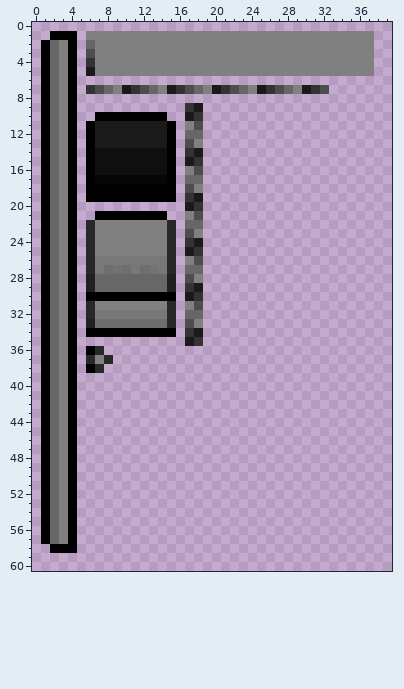
Two versions of one pixel-art sprite, sprite.png. Above: the version before the commit.
The file is 64x64 pixels. Colours within 5 levels of each other are drawn and written as one. Shown: x 0..39, y 0..60.
And afterwards:
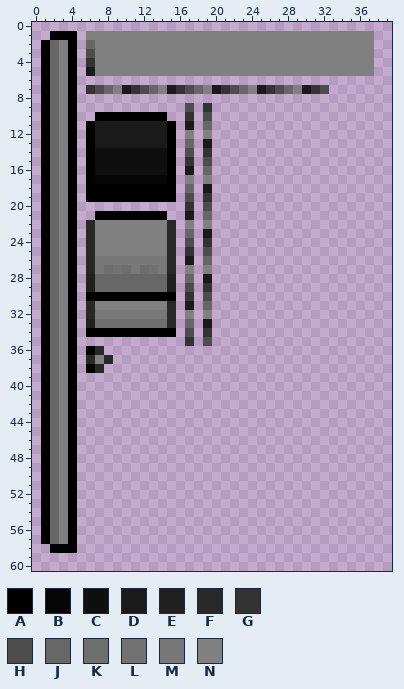
Palette (. is transparent): A #000000  B #060606  C #0f0f0f  D #1a1a1a  E #202020  F #282828  G #333333  H #4d4d4d  J #676767  K #6d6e6e  L #737273  M #787878  N #808080
The author wrote: Animate active wires in pixel renderer
Difference:
y 9: x 17..19 GD. -> H.G
y 10: x 17..19 DG. -> G.H
y 11: x 17..19 NH. -> D.J
y 12: x 17..19 JJ. -> N.N
y 13: x 17..19 HN. -> J.D
y 14: x 17..19 GD. -> H.G
y 15: x 17..19 DG. -> G.H
y 16: x 17..19 NH. -> D.J
y 17: x 17..19 JJ. -> N.N
y 18: x 17..19 HN. -> J.D
y 19: x 17..19 GD. -> H.G
y 20: x 17..19 DG. -> G.H
y 21: x 17..19 NH. -> D.J
y 22: x 17..19 JJ. -> N.N
y 23: x 17..19 HN. -> J.D
y 24: x 17..19 GD. -> H.G
y 25: x 17..19 DG. -> G.H
y 26: x 17..19 NH. -> D.J
y 27: x 17..19 JJ. -> N.N
y 28: x 17..19 HN. -> J.D
y 29: x 17..19 GD. -> H.G
y 30: x 17..19 DG. -> G.H
y 31: x 17..19 NH. -> D.J
y 32: x 17..19 JJ. -> N.N
y 33: x 17..19 HN. -> J.D
y 34: x 17..19 GD. -> H.G
y 35: x 17..19 DG. -> G.H
Changed places in both pictures, as pixel boxes (x1, y1, x2, y2):
changed: (185, 103, 212, 346)
